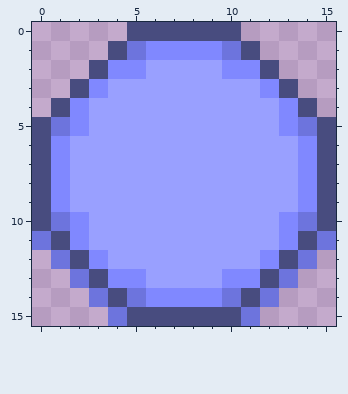
File history of a pixel-art sprite, img/icon-radiobtn.png. This is how it looked before the edit.
The file is 16x16 pixels.
Now the later version:
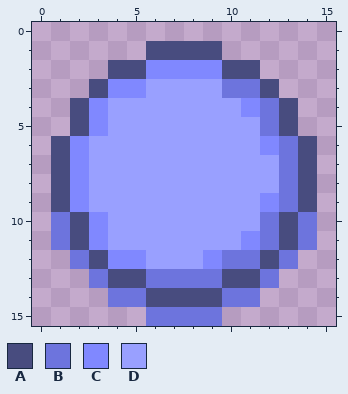
Palette (. is transparent): A #484c7f  B #6d74dd  C #8088ff  D #99a0ff
Edits made:
Changed rows in their new state; - is an unchanged pixel.
first column x 0:
 0 -----......-----
 1 ----..AAAA..----
 2 ---.AACCCCAA.---
 3 --.ACC----BBA.--
 4 -.AC-------CBA.-
 5 ..AC--------BA..
 6 .AC---------CBA.
 7 .AC----------BA.
 8 .AC----------BA.
 9 .AC---------CBA.
10 .-AC--------BA-.
11 .BAC-------CBAB.
12 -.BACC---CBBAB.-
13 --.BAABBBBAAB.--
14 ---.B-AAAA-B.---
15 ----..BBBB..----
Where, in picture pixels (left, top, right, bottom), the same in both pictures:
changed: (32, 22, 336, 326)
